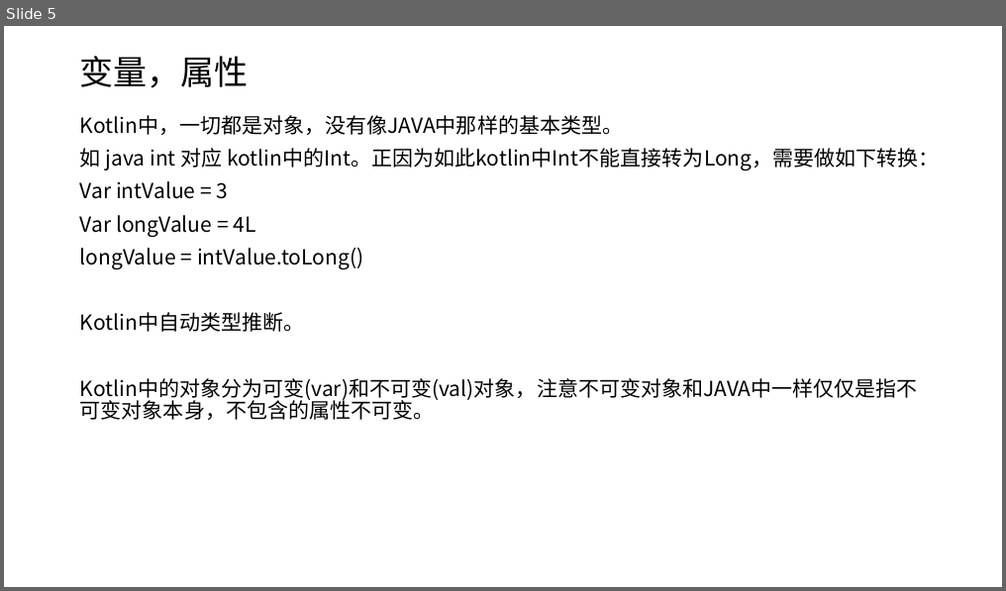
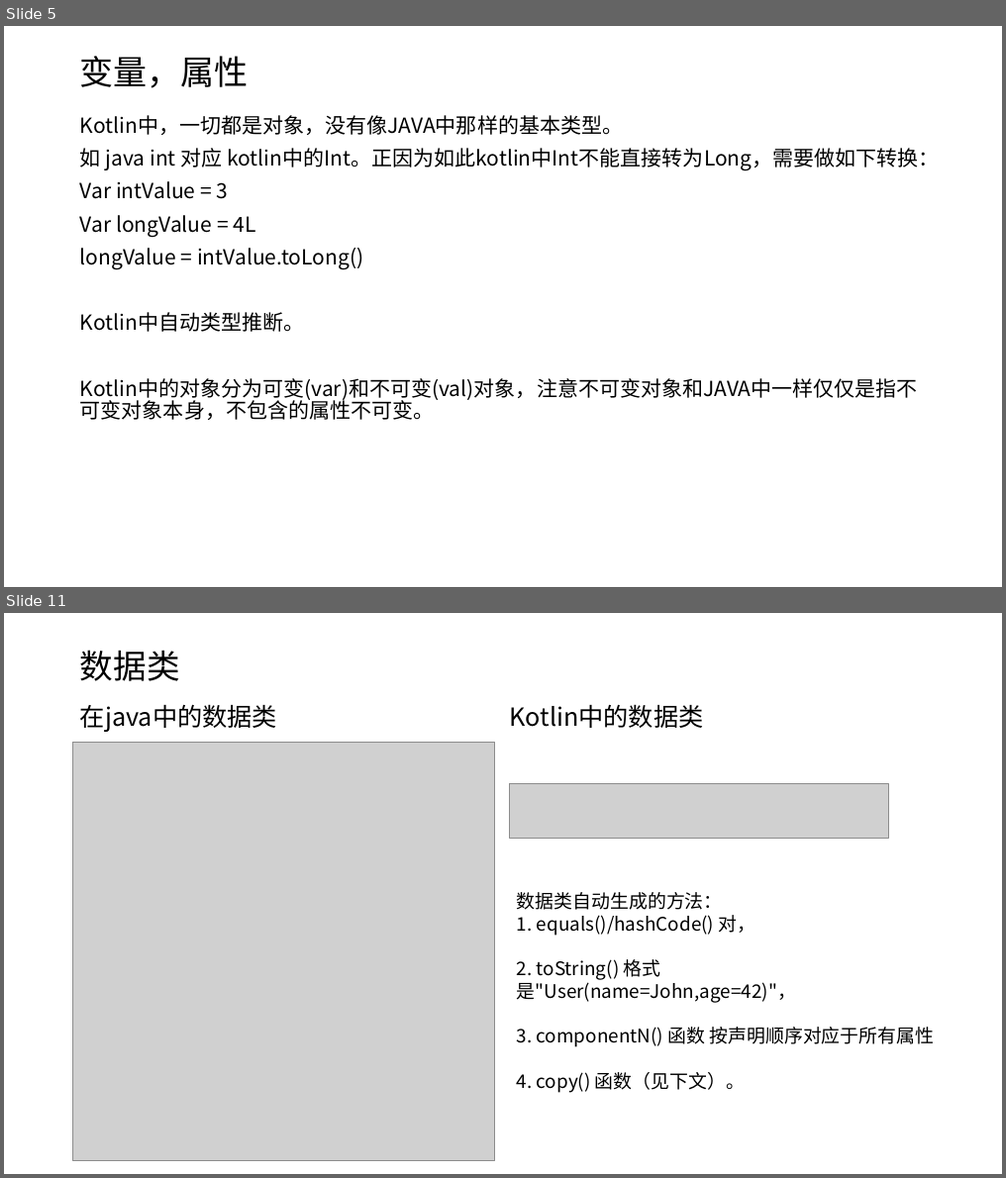
Before and after one commit to shenbibo/KotlinWeather, a slide deck: docs/初探kotlin.pptx. Shown one above the other, each under a label of ours: slide 5 before the commit, slides 5 and 11 after it; the slides between them are not shown. The pictures are 1006x591 and 1006x1178 pixels, drawn with LibreOffice and Linux fonts; fonts in the diff are those of the drawing; grey boxes stand for pictures. Boxes give left, top, right and bottom in pixels: in the first picture for what was removed or moved away, otherwise in the second. Text is boxed around its words. In the diff, an @@ line names an element or a change of style, - is before the commit and + after.

Commit message:
新增扩展函数，数据类讲解内容

```diff
--- a/docs/初探kotlin.pptx
+++ b/docs/初探kotlin.pptx
@@ slide 11 added at [4, 613, 1002, 1174], background #FFFFFF @@
@@ title added at [80, 650, 180, 681], 32 pt, text #000000 @@
+数据类
@@ text added at [80, 704, 277, 732], 24 pt, text #000000 @@
+在java中的数据类
@@ text added at [510, 704, 704, 728], 24 pt, text #000000 @@
+Kotlin中的数据类
@@ picture added at [73, 743, 495, 1161] @@
@@ picture added at [509, 784, 888, 839] @@
@@ text added at [517, 892, 935, 1090], 18 pt, text #000000 @@
+数据类自动生成的方法：
+1. equals()/hashCode() 对，
+2. toString() 格式是"User(name=John,age=42)"，
+3. componentN() 函数 按声明顺序对应于所有属性
+4. copy() 函数（见下文）。
```
Also in this commit, not shown: 2 slides changed, 6 other slides added, 3 other files.
